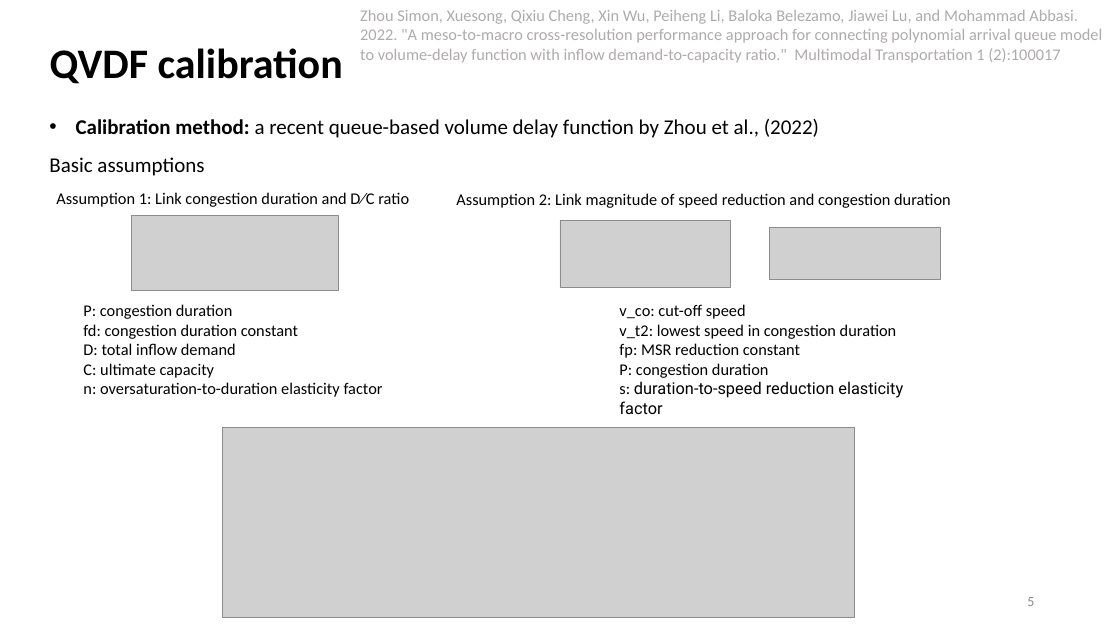
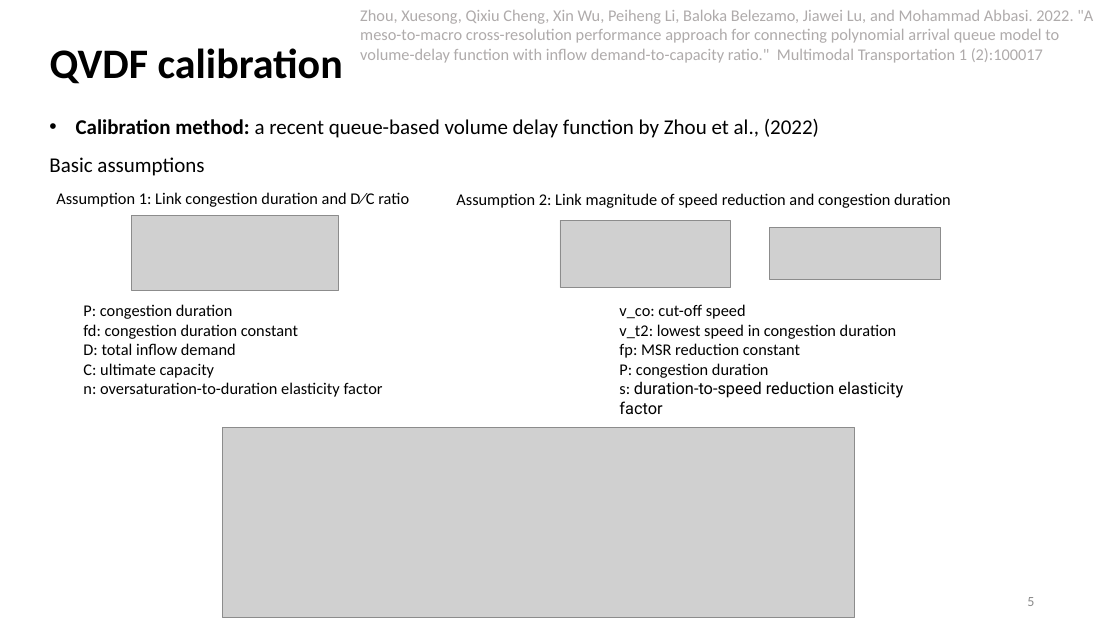
Before and after one commit to asu-trans-ai-lab/QVDF, a slide deck: slide 5 of QVDF_Teaching.pptx. Drawn at 1120x630 pixels with LibreOffice and Linux fonts; fonts in the diff are those of the drawing; grey boxes stand for pictures. Boxes give left, top, right and bottom in pixels: in the first picture for what was removed or moved away, otherwise in the second. Text is boxed around its words. In the diff, an @@ line names an element or a change of style, - is before the commit and + after.

Commit message:
QVDF python implemenation

```diff
--- a/QVDF_Teaching.pptx
+++ b/QVDF_Teaching.pptx
@@ text at <box>360,10,1093,63</box>: text changed @@
-Zhou Simon, Xuesong, Qixiu Cheng, Xin Wu, Peiheng Li, Baloka Belezamo, Jiawei Lu, and Mohammad Abbasi. 2022. "A meso-to-macro cross-resolution performance approach for connecting polynomial arrival queue model to volume-delay function with inflow demand-to-capacity ratio." Multimodal Transportation 1 (2):100017
+Zhou, Xuesong, Qixiu Cheng, Xin Wu, Peiheng Li, Baloka Belezamo, Jiawei Lu, and Mohammad Abbasi. 2022. "A meso-to-macro cross-resolution performance approach for connecting polynomial arrival queue model to volume-delay function with inflow demand-to-capacity ratio." Multimodal Transportation 1 (2):100017
```
Also in this commit, not shown: 6 other files.
